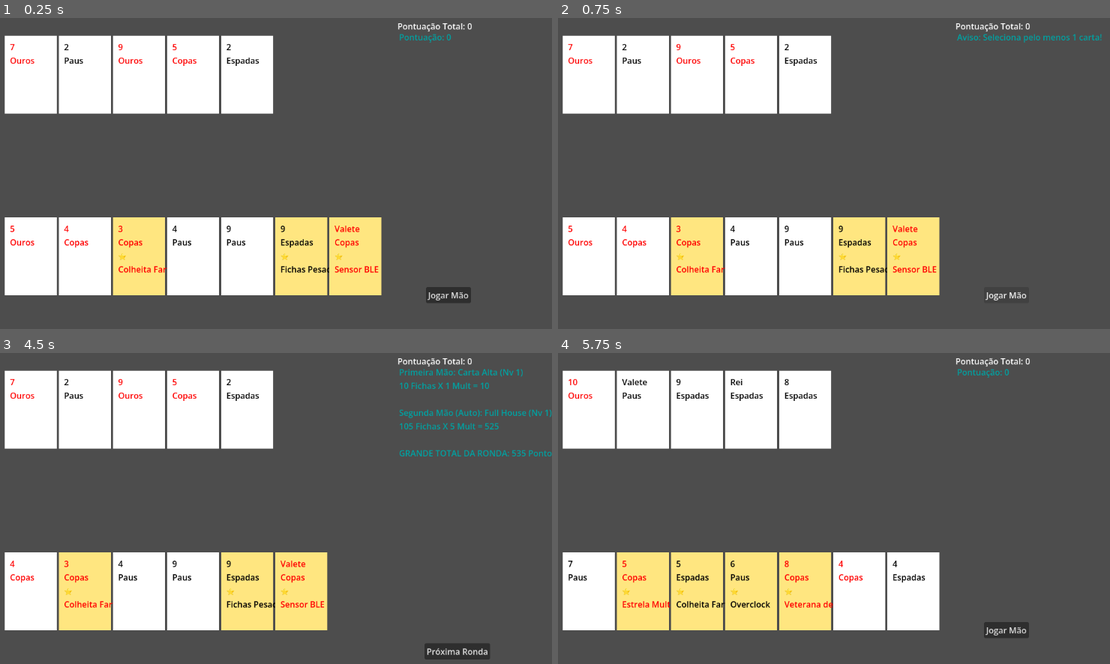
Above: before the commit, frames 1-4 (two rows, left to right).
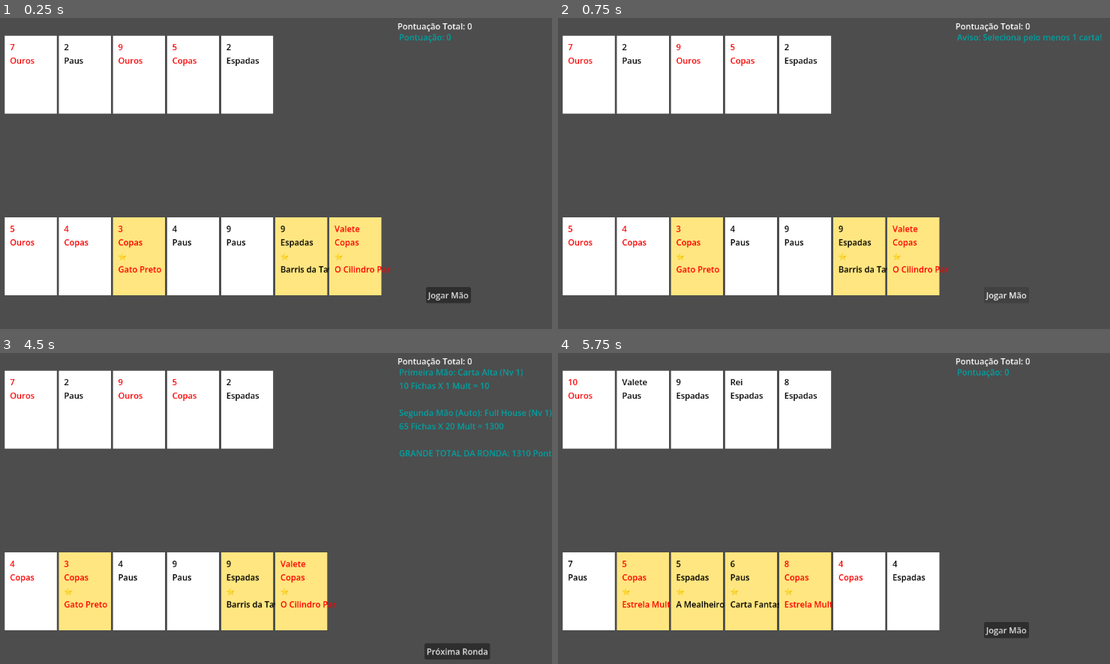
Above: after the commit, the same moments.

Repository: Campos45/des-poker
Game: Godot game, scene res://scenes/main.tscn
The game is run twice, just before and just after one commit, with the same random seed, the same clock (stepped at 60 frames per second) and the same inputs.
Inputs (mouse positions are in pixels of both pictures, inside the frame that each line leads up to):
- Up to frame 1 (0.25 s): no input
- Up to frame 2 (0.75 s): click "Jogar Mão" at 0.5 s
- Up to frame 3 (4.5 s): click "Jogar Mão" at 1.25 s; click (33, 592) at 2.02 s; click (33, 580) at 2.77 s; click (33, 592) at 3.52 s; click "Jogar Mão" at 4.25 s
- Up to frame 4 (5.75 s): click "Próxima Ronda" at 5 s

The runs differ from the first frame. In frame 1, 0.4% of the frame differs, in the area x 21-71%, y 79-82%; in frame 2, 0.4%; in frame 3, 0.5%, in the area x 12-100%, y 22-82%; in frame 4, 0.4%.

Commit message:
Sprint 18: Posicionamento e Ilusões

Diff:
--- a/scripts/card_visual.gd
+++ b/scripts/card_visual.gd
@@ -28,7 +28,12 @@
 	"Imposto de Retenção": "Reduz o multiplicador em -1, mas gera +3 Moedas.",
 	"Blue Chip": "Custa 2 Moedas do teu banco. Se pagares, TRIPLICA o multiplicador base.",
 	"Sensor BLE": "Ganha +1 de Mult por cada carta do seu naipe na Mesa Comunitária.",
-	"Colheita Farta": "Se pontuar num Full House, dá 3 Moedas e gera 2 Cartas Especiais novas no teu Baralho."
+	"Colheita Farta": "Se pontuar num Full House, dá 3 Moedas e gera 2 Cartas Especiais novas no teu Baralho.",
+
+	"Sacrifício Sangrento": "Ganha +5 Mult, mas DESTRÓI permanentemente a carta à sua esquerda na jogada.",
+	"Absorvedora": "Rouba as Fichas das cartas à sua esquerda e direita na jogada e concentra tudo nela (x1.5).",
+	"Carta Fantasma": "Ilusão: Conta sempre como o naipe perfeito para fechar Flushes.",
+	"Overclock Extremo": "Dobra todo o Multiplicador da mão, mas DESTRÓI TODAS as tuas cartas selecionadas!"
 }
 
 func setup_card(data):
--- a/scripts/deck.gd
+++ b/scripts/deck.gd
@@ -45,7 +45,8 @@
 		"Fichas Pesadas", "Estrela Multiplicadora", "O Cilindro Par", "A Sinergia",
 		"Barris da Taverna", "A Solitária", "Dividendo Fixo", "A Mealheiro",
 		"Fundo de Emergência", "Veterana de Serviço", "Overclock", "Gato Preto",
-		"Imposto de Retenção", "Blue Chip", "Sensor BLE", "Colheita Farta"
+		"Imposto de Retenção", "Blue Chip", "Sensor BLE", "Colheita Farta",
+		"Sacrifício Sangrento", "Absorvedora", "Carta Fantasma", "Overclock Extremo"
 	]
 
 
--- a/scripts/hand_evaluator.gd
+++ b/scripts/hand_evaluator.gd
@@ -37,7 +37,6 @@
 	"Um Par": {"chips": 10, "mult": 1},
 	"Carta Alta": {"chips": 5, "mult": 1}
 }
-
 static func evaluate_5_card_hand(cards: Array) -> Dictionary:
 	var values = []
 	var suits = []
@@ -54,9 +53,14 @@
 
 	if num_cards == 5:
 		is_flush = true
-		var first_suit = suits[0]
-		for s in suits:
-			if s != first_suit:
+		var target_suit = ""
+		# Nova lógica de Flush: A Carta Fantasma ignora a regra do naipe!
+		for card in cards:
+			if card.is_special and card.special_type == "Carta Fantasma":
+				continue
+			if target_suit == "":
+				target_suit = card.suit
+			elif card.suit != target_suit:
 				is_flush = false
 				break
 
@@ -87,10 +91,8 @@
 	var scoring_cards = []
 
 	if is_straight and is_flush:
-		if values[4] == 14 and values[3] == 13:
-			hand_name = "Royal Flush"
-		else:
-			hand_name = "Straight Flush"
+		if values[4] == 14 and values[3] == 13: hand_name = "Royal Flush"
+		else: hand_name = "Straight Flush"
 		scoring_cards = cards.duplicate()
 	elif quad_value != -1:
 		hand_name = "Poker"
@@ -126,10 +128,8 @@
 					scoring_cards.append(c)
 					break
 
-	# Retornamos a mão, as cartas que pontuam, e todas as que foram jogadas
 	return {"name": hand_name, "scoring_cards": scoring_cards, "all_played_cards": cards}
 
-# Adicionámos "context" para a função saber o dinheiro e a ronda
 static func calculate_score(hand_data: Dictionary, context: Dictionary = {"bank": 0, "round": 1, "community": []}) -> Dictionary:
 	var hand_name = hand_data["name"]
 	var scoring_cards = hand_data["scoring_cards"]
@@ -142,28 +142,63 @@
 	var total_chips = stats["chips"] + (upgrade_bonus["chips"] * (level - 1))
 	var total_mult = stats["mult"] + (upgrade_bonus["mult"] * (level - 1))
 
+	var money_earned = 0
+	var cards_to_destroy = []
+	var cards_to_create = 0
+	var has_black_cat = false
+	var double_extreme_mult = false
+
+	# Contagens passivas
 	var even_cards_count = 0
 	var red_cards_count = 0
-	var money_earned = 0
-	var cards_to_destroy = []
-	var cards_to_create = 0 # NOVA: Quantas cartas novas vamos gerar?
-	var has_black_cat = false
-
 	for c in all_played_cards:
 		var val = RANK_VALUES[c.rank]
-		if val % 2 == 0 and val <= 10:
-			even_cards_count += 1
-		if c.suit == "Copas" or c.suit == "Ouros":
-			red_cards_count += 1
-
-	for card in scoring_cards:
+		if val % 2 == 0 and val <= 10: even_cards_count += 1
+		if c.suit == "Copas" or c.suit == "Ouros": red_cards_count += 1
+
+	# Dicionário temporário para roubo de Fichas (Absorvedora)
+	var stolen_chips = {}
+	for i in range(all_played_cards.size()):
+		stolen_chips[i] = 0
+
+	# 1º Loop: Encontrar Absorvedoras e roubar Fichas aos vizinhos!
+	for i in range(all_played_cards.size()):
+		var card = all_played_cards[i]
+		if card.is_special and card.special_type == "Absorvedora":
+			var left_index = i - 1
+			var right_index = i + 1
+			# A regra de dar a volta (Wrap-around)
+			if left_index < 0: left_index = all_played_cards.size() - 1
+			if right_index >= all_played_cards.size(): right_index = 0
+
+			# Calcula e guarda o que roubou aos vizinhos
+			var l_val = RANK_VALUES[all_played_cards[left_index].rank]
+			var r_val = RANK_VALUES[all_played_cards[right_index].rank]
+			if l_val > 10 and l_val < 14: l_val = 10
+			elif l_val == 14: l_val = 11
+			if r_val > 10 and r_val < 14: r_val = 10
+			elif r_val == 14: r_val = 11
+
+			# Marca os vizinhos para terem 0 fichas e absorve (x1.5)
+			stolen_chips[left_index] = -l_val
+			stolen_chips[right_index] = -r_val
+			stolen_chips[i] += int((l_val + r_val) * 1.5)
+
+	# 2º Loop: Cálculo Normal e outras Especiais
+	for i in range(scoring_cards.size()):
+		var card = scoring_cards[i]
+
+		# Encontra a posição real desta carta na mão jogada
+		var real_index = all_played_cards.find(card)
+
 		var card_val = RANK_VALUES[card.rank]
 		var numeric_value = card_val
-
 		if card_val > 10 and card_val < 14: numeric_value = 10
 		elif card_val == 14: numeric_value = 11
 
-		total_chips += numeric_value
+		# Aplica os roubos da Absorvedora (se foi roubado fica a 0)
+		var final_card_chips = max(0, numeric_value + stolen_chips.get(real_index, 0))
+		total_chips += final_card_chips
 
 		if card.is_special:
 			total_mult += 1
@@ -188,36 +223,44 @@
 					total_chips += numeric_value
 					if randf() <= 0.20: cards_to_destroy.append(card)
 				"Gato Preto": has_black_cat = true
-
-				# --- AS NOVAS CARTAS ---
 				"Imposto de Retenção":
-					total_mult = max(1, total_mult - 1) # Impede que o multiplicador vá abaixo de 1
+					total_mult = max(1, total_mult - 1)
 					money_earned += 3
 				"Blue Chip":
 					if context["bank"] >= 2:
-						money_earned -= 2 # Gasta 2 moedas
-						total_mult *= 3   # Triplica!
+						money_earned -= 2
+						total_mult *= 3
 				"Sensor BLE":
 					var matches = 0
-					# Lê as cartas da mesa comunitária
 					if context.has("community"):
 						for comm_card in context["community"]:
-							if comm_card.suit == card.suit:
-								matches += 1
+							if comm_card.suit == card.suit: matches += 1
 					total_mult += matches
 				"Colheita Farta":
 					if hand_name == "Full House":
 						money_earned += 3
-						cards_to_create += 2 # Dá ordem para gerar 2 cartas!
+						cards_to_create += 2
+
+				# --- NOVAS DESTE SPRINT ---
+				"Overclock Extremo":
+					double_extreme_mult = true
+					for c in all_played_cards: cards_to_destroy.append(c)
+				"Sacrifício Sangrento":
+					total_mult += 5
+					var left_i = real_index - 1
+					if left_i < 0: left_i = all_played_cards.size() - 1
+					cards_to_destroy.append(all_played_cards[left_i])
 
 	if total_chips < 0: total_chips = 0
+
+	if double_extreme_mult: total_mult *= 2
+
 	var final_score = total_chips * total_mult
 
 	if has_black_cat:
 		if randf() <= 0.50: final_score *= 2
 		else: final_score /= 2
 
-	# Retornamos também as "cards_to_create"
 	return {
 		"chips": total_chips,
 		"mult": total_mult,
